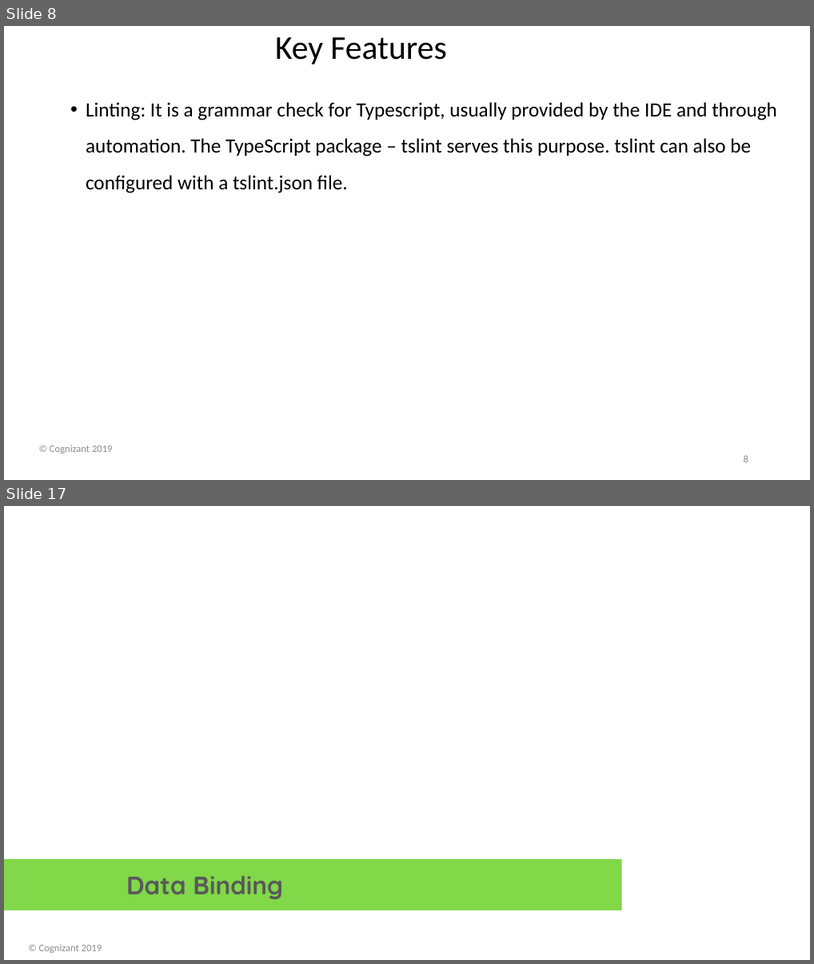
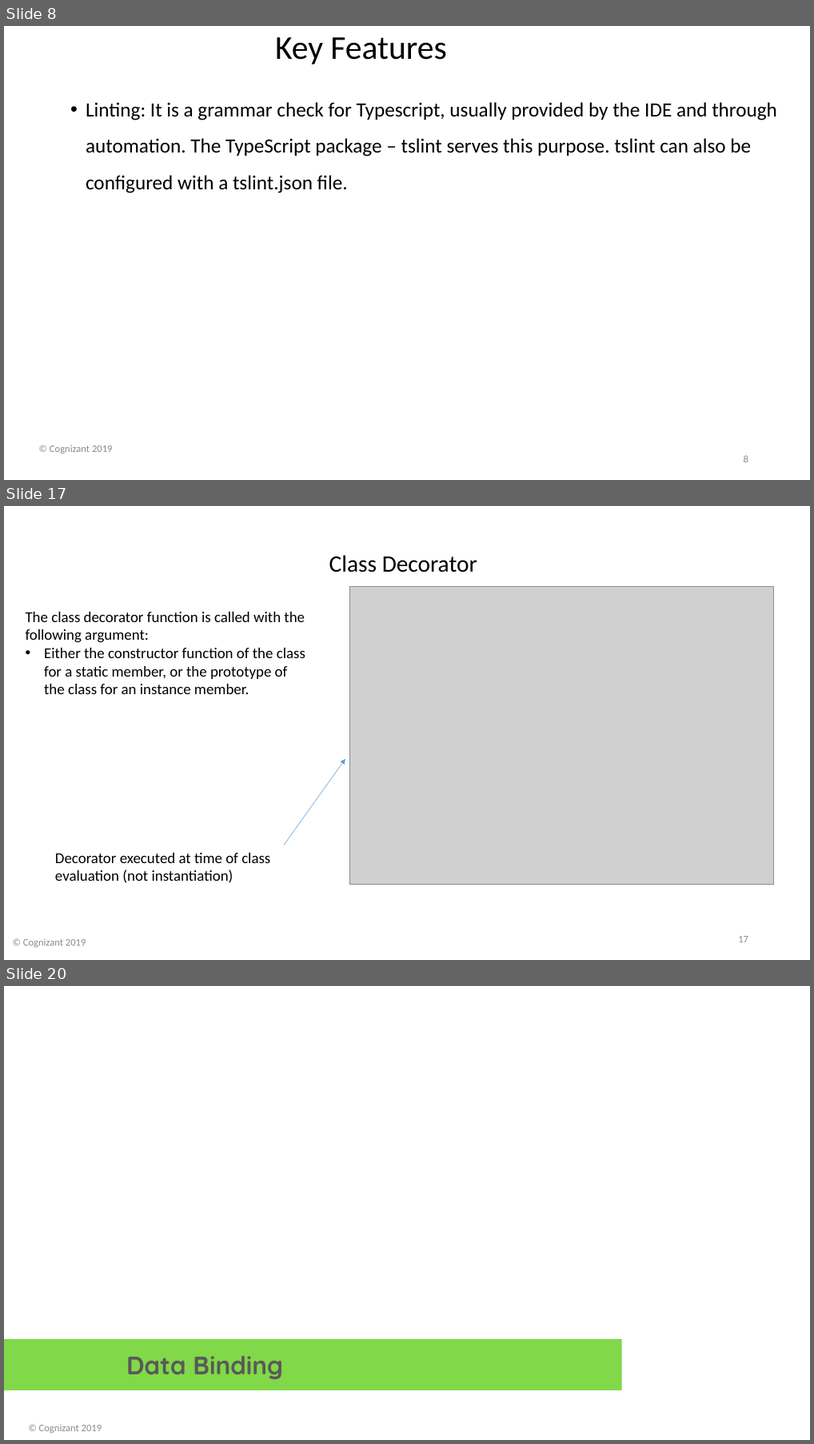
Before and after one commit to davembrownx/PowerPoint-Decks, a slide deck: Angular 8 Day 2 Basic Concepts and Binding.pptx. Shown one above the other, each under a label of ours: slides 8 and 17 before the commit, slides 8, 17 and 20 after it; the slides between them are not shown. The pictures are 814x964 and 814x1444 pixels, drawn with LibreOffice and Linux fonts; fonts in the diff are those of the drawing; grey boxes stand for pictures; background and template pictures are left out. Boxes give left, top, right and bottom in pixels: in the first picture for what was removed or moved away, otherwise in the second. Text is boxed around its words. In the diff, an @@ line names an element or a change of style, - is before the commit and + after.

```diff
--- a/Angular 8 Day 2 Basic Concepts and Binding.pptx
+++ b/Angular 8 Day 2 Basic Concepts and Binding.pptx
@@ slide 17 added at (4,506,810,960), background picture (left out) @@
@@ title added at (313,506,494,548), 44 pt, text #FFFFFF, bold @@
+Decorators
@@ text added at (330,555,478,572), 28 pt, text #000000 @@
+Class Decorator
@@ picture added at (350,587,774,884) @@
@@ text added at (26,612,306,694), 18 pt, text #000000 @@
+The class decorator function is called with the following argument:
+• Either the constructor function of the class for a static member, or the prototype of the class for an instance member.
@@ arrow added from (284, 844) to (346, 759), #5B9BD5 0.5 pt @@
@@ text added at (55,852,270,883), 18 pt, text #000000 @@
+Decorator executed at time of class evaluation (not instantiation)
@@ page number added at (738,936,749,942), 12 pt, text #8C8C8C @@
+17
@@ text added at (23,938,86,947), 12 pt, text #8C8C8C @@
+© Cognizant 2019
@@ what was slide 17 is now slide 20 @@
```
Also in this commit, not shown: 9 slides changed, 4 other slides added, 2 slides removed.
